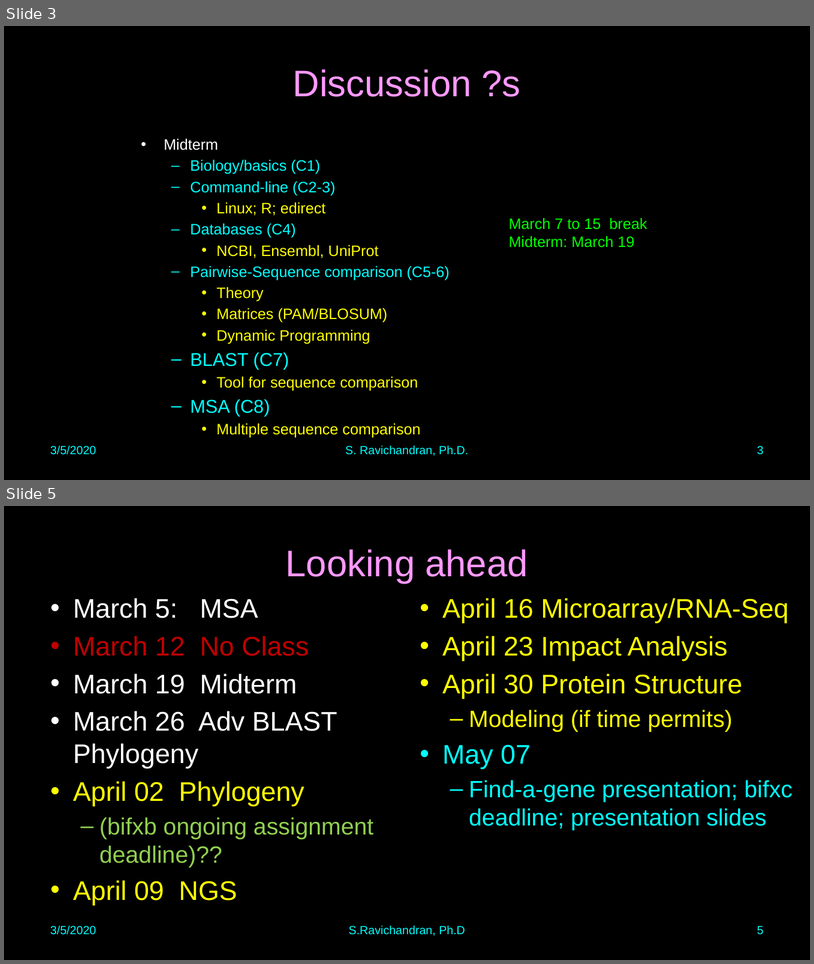
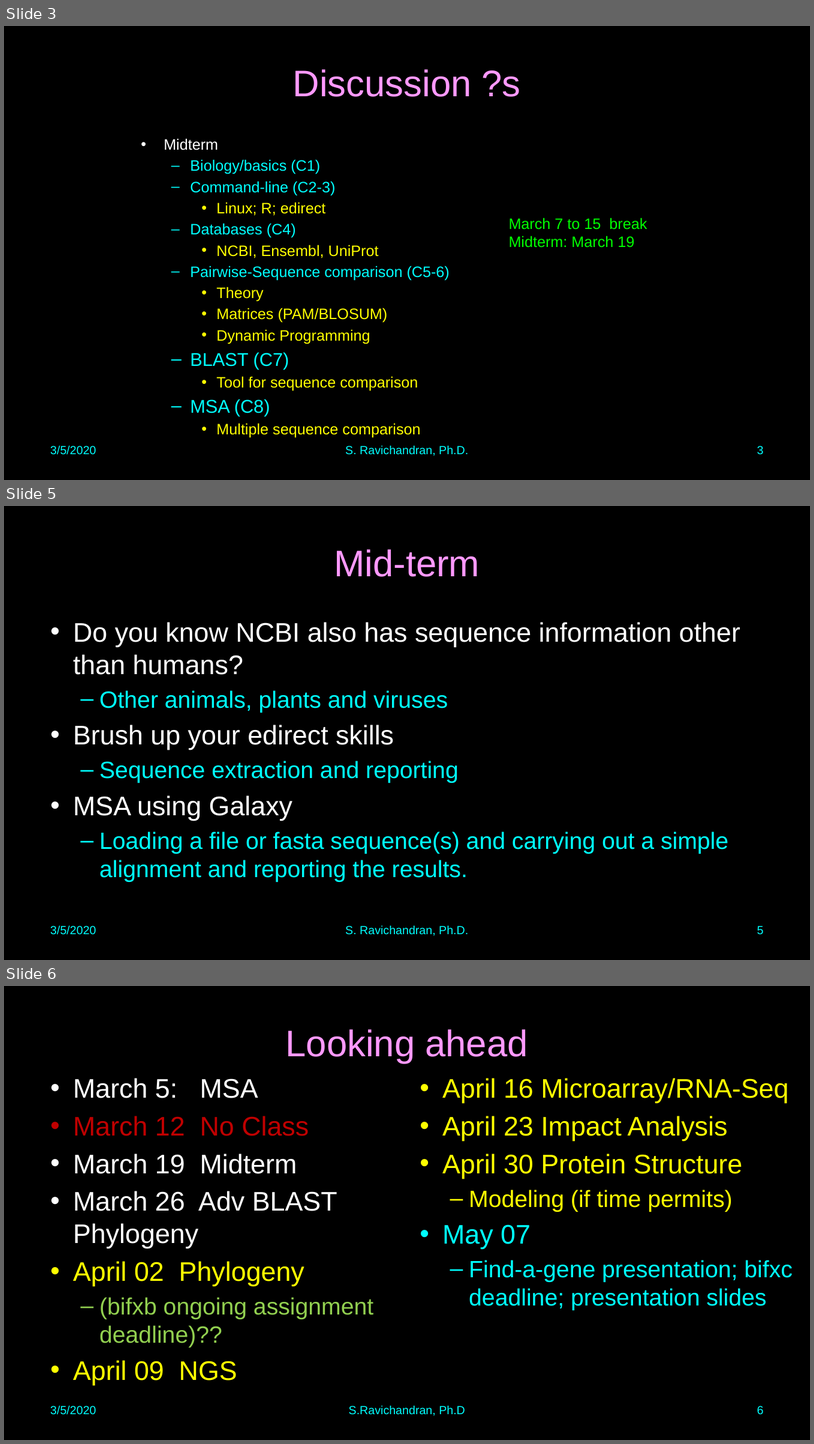
Before and after one commit to hoodcollege/BIFX550_Spring2020, a slide deck: C8/SoFar.pptx. Shown one above the other, each under a label of ours: slides 3 and 5 before the commit, slides 3, 5 and 6 after it; the slides between them are not shown. The pictures are 814x964 and 814x1444 pixels, drawn with LibreOffice and Linux fonts; fonts in the diff are those of the drawing. Boxes give left, top, right and bottom in pixels: in the first picture for what was removed or moved away, otherwise in the second. Text is boxed around its words. In the diff, an @@ line names an element or a change of style, - is before the commit and + after.

```diff
--- a/C8/SoFar.pptx
+++ b/C8/SoFar.pptx
@@ slide 5 added at [4,506,810,960], background #000000 @@
@@ title added at [334,549,480,577], 44 pt, text #FF99FF @@
+Mid-term
@@ text added at [73,622,741,882], 28 pt, text #00FFFF @@
+• Do you know NCBI also has sequence information other than humans?
+  – Other animals, plants and viruses
+• Brush up your edirect skills
+  – Sequence extraction and reporting
+• MSA using Galaxy
+  – Loading a file or fasta sequence(s) and carrying out a simple alignment and reporting the results.
@@ text added at [50,925,96,934], 14 pt, text #00FFFF @@
+3/5/2020
@@ text added at [345,925,468,936], 14 pt, text #00FFFF @@
+S. Ravichandran, Ph.D.
@@ page number added at [758,925,764,934], 14 pt, text #00FFFF @@
+5
@@ what was slide 5 is now slide 6 @@
@@ page number at [758,1405,764,1414]: text changed @@
-5
+6
```
Also in this commit, not shown: 1 slide changed.
